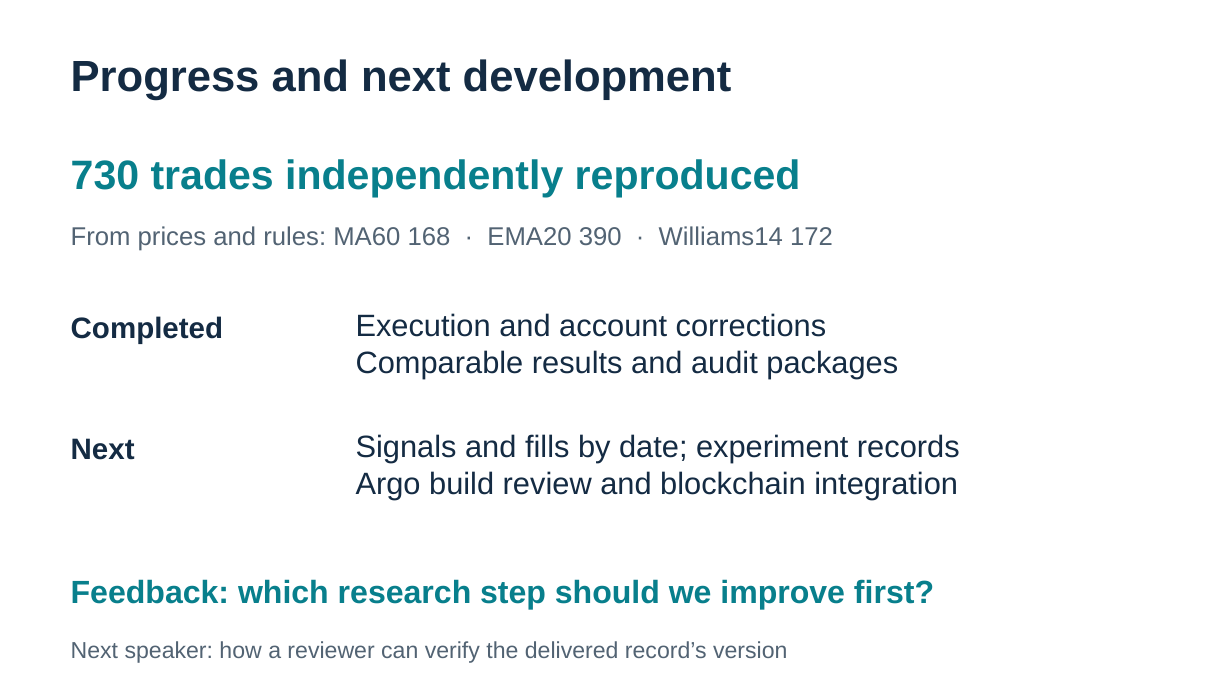
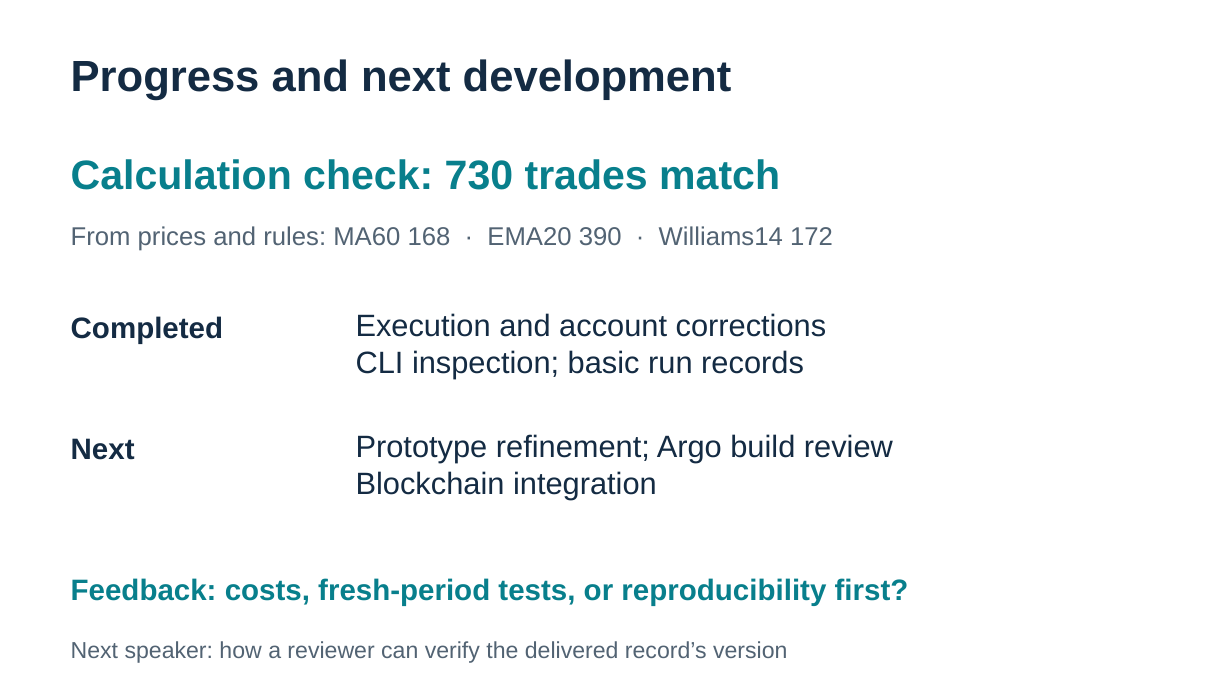
Before and after one commit to caraheqy-hub/msbd5017-crypto-quant, a slide deck: slide 3 of presentations/interim/group27_interim_qiyuan_2min.pptx. Drawn at 1232x693 pixels with LibreOffice and Linux fonts; fonts in the diff are those of the drawing. Boxes give left, top, right and bottom in pixels: in the first picture for what was removed or moved away, otherwise in the second. Text is boxed around its words. In the diff, an @@ line names an element or a change of style, - is before the commit and + after.

```diff
--- a/presentations/interim/group27_interim_qiyuan_2min.pptx
+++ b/presentations/interim/group27_interim_qiyuan_2min.pptx
@@ text at bbox=[71, 159, 780, 190]: text changed @@
-730 trades independently reproduced
+Calculation check: 730 trades match
@@ text at bbox=[356, 350, 804, 379]: text changed @@
-Comparable results and audit packages
+CLI inspection; basic run records
@@ text at bbox=[356, 434, 893, 500]: text changed @@
-Signals and fills by date; experiment records
-Argo build review and blockchain integration
+Prototype refinement; Argo build review
+Blockchain integration
@@ text at bbox=[71, 578, 909, 606]: text changed; size 25 to 23 pt @@
-Feedback: which research step should we improve first?
+Feedback: costs, fresh-period tests, or reproducibility first?
```
Also in this commit, not shown: 1 other slide changed, 1 other file.
